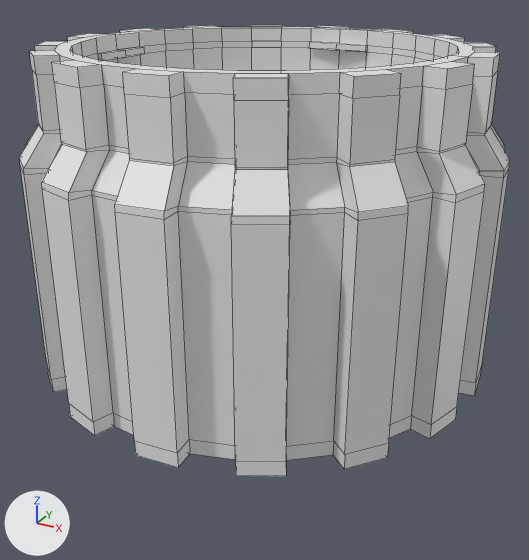
The Blender file Jararium/Jararium.blend: old version first, new version second.
Rendered twice from a 50 mm lens placed at (0.0566, -0.103, 0.0356), pointed at (0.0013, -0.0025, -0.0146). Arrows for +X, +Y and +Z are at lower left; the lights stay in place. Mesh edges are drawn as thin lines.

In view in the first picture: 'biotop'.
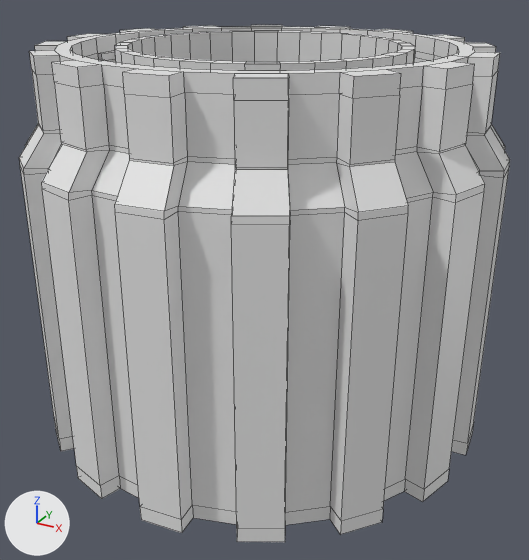
Commit message: Improved Jararium

Pixel boxes (x1, y1, x2, y2) of what changed, in the pictures (529 x 560 px; the box of a moved part takes in the faces that stretch with it):
```json
{"object": "biotop", "change": "reshaped", "before": [19, 25, 510, 476], "after": [19, 25, 510, 542], "on screen": "15% taller"}
{"part": 1, "of": "me_circle_004", "change": "moved or reshaped", "before": [46, 225, 495, 476], "after": [46, 225, 495, 542]}
{"part": 2, "of": "me_circle_004", "change": "built on", "after": [115, 31, 415, 71]}
```

Scene script edits in JSON lines:
```json
{"block": "me_circle_004", "where": "# used by ob_biotop; location = (0.0, 0.0, 0.0211); rotation_euler = (0.0, 1574.0, 0.0), in degrees (0, 184, 0); scale = (1.04, 1.04, 0.582)"}
{"op": "remove", "block": "me_circle_004", "code": "me_circle_004.from_pydata(...)  # 1288 vertices, 1254 faces, 2 loose edges; spans x -0.0364..0.0364, y -0.0364..0.0364, z -0.0042..0.0846"}
{"op": "add", "block": "me_circle_004", "code": "me_circle_004.from_pydata(...)  # 1350 vertices, 1318 faces; spans x -0.0364..0.0364, y -0.0364..0.0364, z -0.0042..0.1044"}
{"block": "me_circle_004", "change": "me_circle_004 part 1: 241 vertices moved from x -0.0364..0.0364, y -0.0364..0.0364, z 0.0785..0.0846 to x -0.0364..0.0364, y -0.0364..0.0364, z 0.0983..0.1044; 3 vertices removed from x 0.0..0.0308, y 0.0..0.0308, z 0.0805..0.0846; 1 vertex added at x 0.0, y 0.0, z 0.1044"}
{"block": "me_circle_004", "change": "me_circle_004 part 2: 32 vertices removed from x -0.0218..0.0218, y -0.0218..0.0218, z 0.0177; 96 vertices added at x -0.0218..0.0218, y -0.0218..0.0218, z -0.0042..0.0177"}
```
